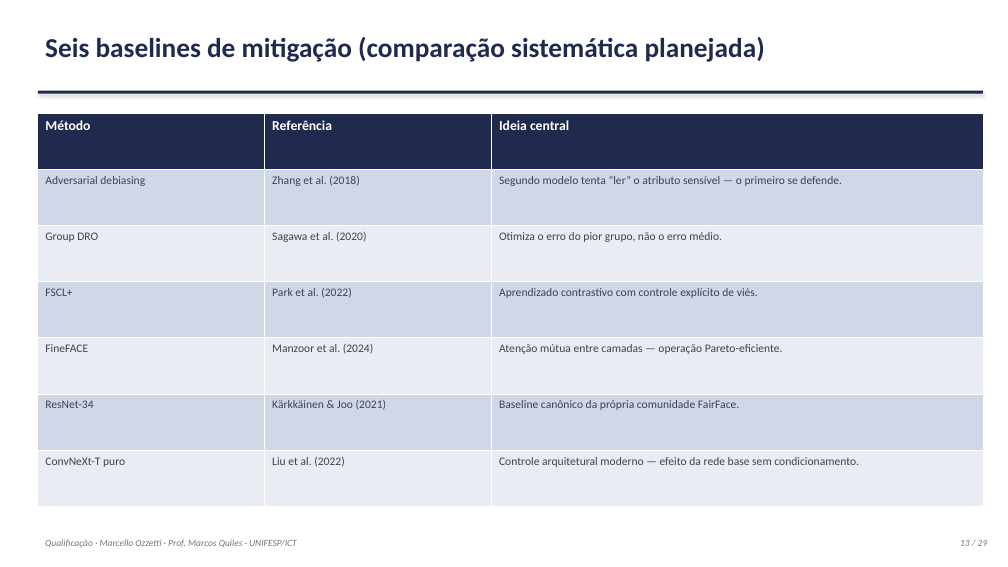
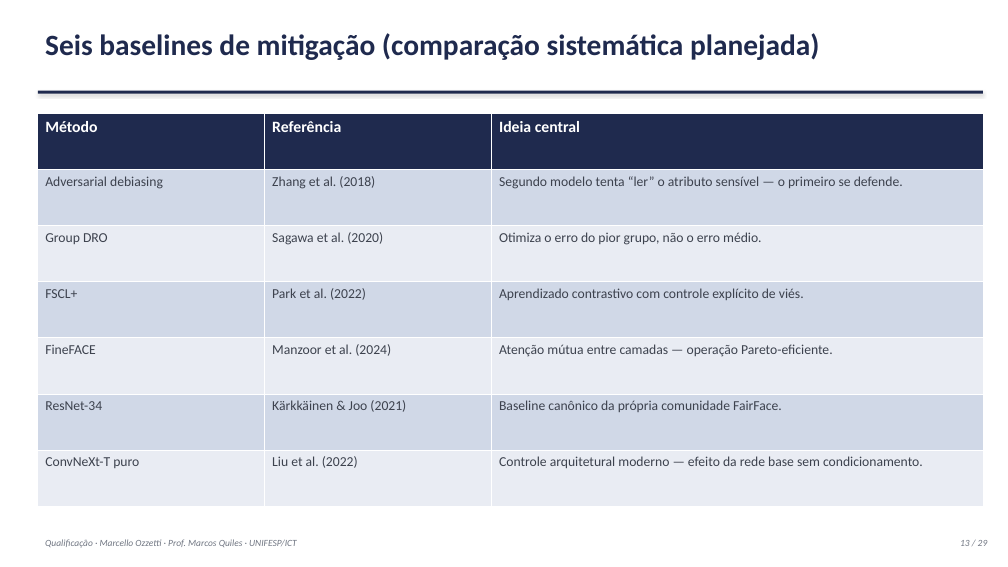
Before and after one commit to marcellozzetti/Facial-Recognition-Models-Mitigating-Bias, a slide deck: slide 13 of docs/ativo/material_qualificacao_2026-09-30.pptx. Drawn at 1008x567 pixels with LibreOffice and Linux fonts; fonts in the diff are those of the drawing. Boxes give left, top, right and bottom in pixels: in the first picture for what was removed or moved away, otherwise in the second. Text is boxed around its words. In the diff, an @@ line names an element or a change of style, - is before the commit and + after.

```diff
--- a/docs/ativo/material_qualificacao_2026-09-30.pptx
+++ b/docs/ativo/material_qualificacao_2026-09-30.pptx
@@ text "Seis baselines de mitigação (comparação ..." at (45,33,819,60): size 26 to 28 pt @@
@@ table at (38,113,983,507) @@
@@ size 13 to 15 pt in "Método", "Referência", "Ideia central" @@
@@ size 11 to 13 pt @@
```
Also in this commit, not shown: 27 other slides changed, 4 other files.
